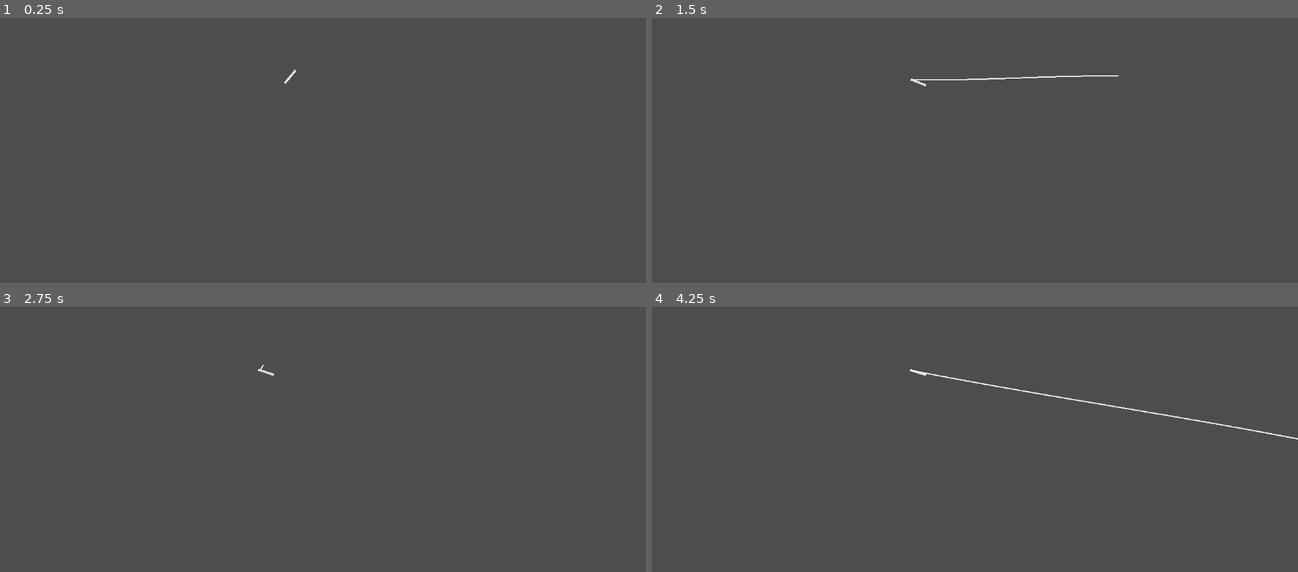
Above: before the commit, frames 1-4 (two rows, left to right).
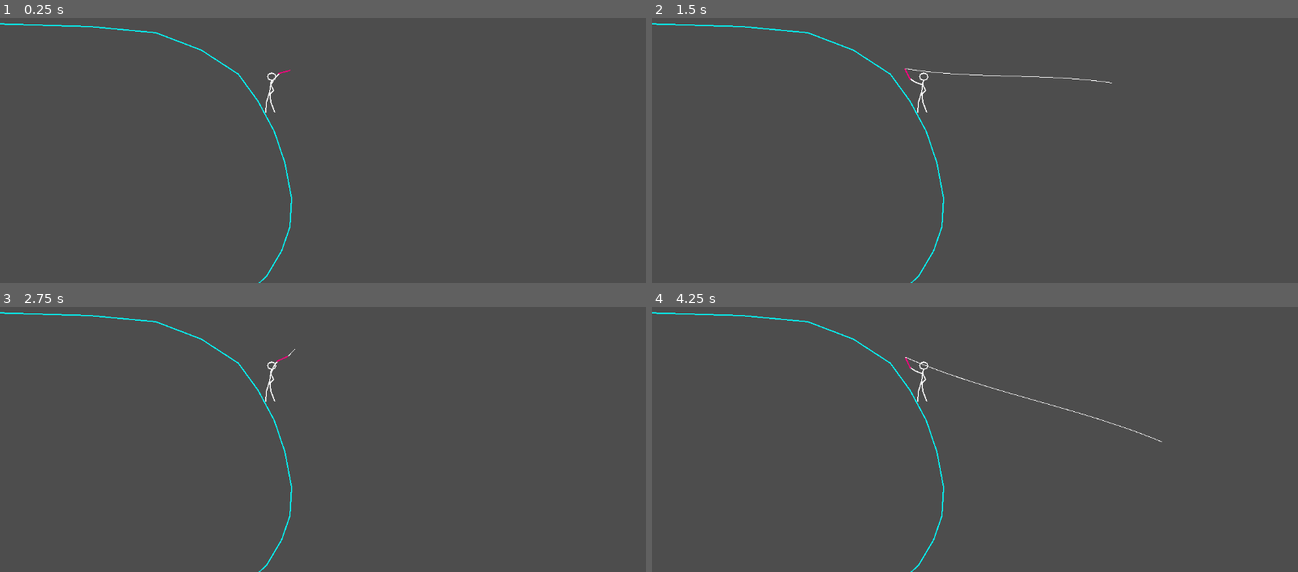
Above: after the commit, the same moments.

Repository: SnowyYANG/GodotFishingCasting
Game: Godot game, scene res://node_2d.tscn
The game is run twice, just before and just after one commit, with the same random seed, the same clock (stepped at 60 frames per second) and the same inputs.
Inputs (mouse positions are in pixels of both pictures, inside the frame that each line leads up to):
- Up to frame 1 (0.25 s): no input
- Up to frame 2 (1.5 s): tap Enter at 0.5 s; move the mouse to (1117, 84) at 0.52 s; click (1117, 84) at 0.6 s; tap Keypad Enter (show_data) at 0.8, 1.35 s; move the mouse to (845, 118) at 1.27 s
- Up to frame 3 (2.75 s): click (193, 407) at 1.55 s; move the mouse to (387, 309) at 2.02 s; click (387, 309) at 2.1 s; tap Keypad Enter (show_data) at 2.3 s
- Up to frame 4 (4.25 s): tap Escape (esc_reset) at 2.75 s; move the mouse to (942, 463) at 2.77 s; tap Keypad Enter (show_data) at 2.85, 3.8 s; click (942, 463) at 3.05 s; move the mouse to (1168, 444) at 3.52 s; click (1168, 444) at 3.6 s

The runs differ from the first frame. In frame 1, 0.6% of the frame differs, in the area x 0-46%, y 1-100%; in frame 2, 0.8%; in frame 3, 0.6%; in frame 4, 1.0%, in the area x 0-100%, y 1-100%.

Commit message:
v2 sketch up

Diff:
--- a/node_2d.tscn
+++ b/node_2d.tscn
@@ -1,19 +1,61 @@
 [gd_scene load_steps=3 format=3 uid="uid://dfpnp0h2brexi"]
 
-[ext_resource type="Script" uid="uid://uxtdk0wjttp4" path="res://casting.gd" id="1_0e48y"]
-[ext_resource type="Texture2D" uid="uid://qqt7y3kinnql" path="res://fishingrod.png" id="1_wtcfe"]
+[ext_resource type="Script" uid="uid://uxtdk0wjttp4" path="res://player.gd" id="1_0e48y"]
+
+[sub_resource type="CompressedTexture2D" id="CompressedTexture2D_wtcfe"]
 
 [node name="Node2D" type="Node2D"]
 
-[node name="ForearmAndRod" type="Sprite2D" parent="."]
-position = Vector2(500, 300)
-rotation = 0.699877
-scale = Vector2(2, 2)
-texture = ExtResource("1_wtcfe")
-offset = Vector2(0, -10.5)
+[node name="WaterEdge" type="Line2D" parent="."]
+points = PackedVector2Array(-9, 185, 161, 190, 278, 201, 359, 232, 425, 275, 460, 323, 489, 377, 508, 433, 520, 497, 517, 548, 502, 591, 476, 635, 433, 676)
+width = 2.0
+default_color = Color(0, 1, 1, 1)
+
+[node name="Player" type="Node2D" parent="."]
 script = ExtResource("1_0e48y")
 
-[node name="Line" type="Line2D" parent="ForearmAndRod"]
-position = Vector2(0, -20)
+[node name="Head" type="Line2D" parent="Player"]
+points = PackedVector2Array(477, 280, 479, 275, 485, 273, 490, 275, 492, 280, 490, 284, 485, 286, 479, 284, 477, 279)
+width = 2.0
+
+[node name="RightUpperArm" type="Line2D" parent="Player"]
+position = Vector2(483, 294)
+rotation = 3.6651914
+points = PackedVector2Array(0, 0, 0, 14)
+width = 2.0
+
+[node name="Forearm" type="Line2D" parent="Player/RightUpperArm"]
+position = Vector2(0, 14)
+rotation = 0.25830874
+points = PackedVector2Array(0, 0, 0, 12)
+width = 2.0
+
+[node name="Rod" type="Line2D" parent="Player/RightUpperArm/Forearm"]
+position = Vector2(0, 12)
+rotation = 0.5235988
+points = PackedVector2Array(0, -2, 0, 20)
+width = 2.0
+default_color = Color(1, 1, 0.5019608, 1)
+texture = SubResource("CompressedTexture2D_wtcfe")
+
+[node name="Line" type="Line2D" parent="Player/RightUpperArm/Forearm/Rod"]
+position = Vector2(0, 20)
 scale = Vector2(0.99999994, 0.99999994)
+points = PackedVector2Array(0.46331787, -1.9609909)
 width = 1.0
+
+[node name="Body" type="Line2D" parent="Player"]
+points = PackedVector2Array(484, 286, 481, 306)
+width = 2.0
+
+[node name="LeftArm" type="Line2D" parent="Player"]
+points = PackedVector2Array(483, 294, 488, 304, 479, 313)
+width = 2.0
+
+[node name="LeftLeg" type="Line2D" parent="Player"]
+points = PackedVector2Array(481, 306, 475, 326, 474, 344)
+width = 2.0
+
+[node name="RightLeg" type="Line2D" parent="Player"]
+points = PackedVector2Array(481, 306, 483, 325, 490, 343)
+width = 2.0
--- a/casting.gd
+++ b/player.gd
@@ -1,18 +1,20 @@
 extends Node2D
 
-@onready var line: Line2D = $Line
+@onready var upper_arm: Line2D = $RightUpperArm
+@onready var forearm: Line2D = $RightUpperArm/Forearm
+@onready var rod: Line2D = $RightUpperArm/Forearm/Rod
+@onready var line: Line2D = $RightUpperArm/Forearm/Rod/Line
 # @onready var bubble: Sprite2D = $Bubble
 
 var max_segment_count = 50
 var initial_velocity = 10.0
 var angle = 45.0
-var gravity = 9.8
 var max_line_length = 10.0
 var end_angle = 120.0
 
-var bait_target_position: Vector2
-var bait_position: Vector2
-var bait_position0: Vector2
+var bait_target_global_position: Vector2
+var bait_global_position: Vector2
+var bait_global_position0: Vector2
 
 var casting = false
 var rotation_speed_down = false
@@ -24,16 +26,20 @@
 var curve_offset = 0.3
 
 var local_rotation0: float
+var bait_initial_velocity: Vector2
+const g_vec = Vector2(0, 9.8) * 500
+const bait_duration = 0.35
 
 func _ready():
 	# bubble.visible = false
-	local_rotation0 = rotation_degrees
-	bait_position = global_position
-	bait_position0 = global_position
+	local_rotation0 = upper_arm.rotation_degrees
+	bait_global_position0 = line.global_position
+	bait_global_position = bait_global_position0
 	_reset()
 
 func _process(delta):
 	if Input.is_action_just_pressed("mouse_left"):
+		_reset()
 		_start_casting()
 
 	if Input.is_action_just_pressed("esc_reset"):
@@ -42,7 +48,6 @@
 	if Input.is_action_just_pressed("show_data"):
 		print("Velocity:", initial_velocity)
 		print("Angle:", angle)
-		print("Gravity:", gravity)
 		print("End Angle:", end_angle)
 
 	if casting:
@@ -53,19 +58,12 @@
 
 	if casting or bait_down:
 		_update_bait_position(delta)
-		_draw_bezier(global_position, bait_position, Vector2(1,-1), Vector2(-1,1), curve_offset)
+		_draw_bezier(line.global_position, bait_global_position, Vector2(1,-1), Vector2(-1,1), curve_offset)
 
 func _start_casting():
-	segment_increment = 0.5
-	segment_count = 0
-	initial_velocity = 10.0
-	angle = 45.0
-	gravity = 9.8
-	max_line_length = 10.0
-	end_angle = 120.0
-	bait_position0 = global_position
-	bait_position = bait_position0
-	bait_target_position = get_global_mouse_position()
+	bait_target_global_position = get_global_mouse_position()
+	# end = start + v0 * T + 0.5 * g_vec * T^2
+	bait_initial_velocity = (bait_target_global_position - bait_global_position0 - 0.5 * g_vec * bait_duration * bait_duration) / bait_duration
 	casting = true
 	parabola_time = 0.0
 	line.clear_points()
@@ -73,12 +71,11 @@
 
 func _reset():
 	# bubble.visible = false
-	rotation_degrees = local_rotation0
+	upper_arm.rotation_degrees = local_rotation0
 	line.clear_points()
 	max_segment_count = 50
 	initial_velocity = 10.0
-	angle = 45.0
-	gravity = 9.8
+	angle = 30.0
 	max_line_length = 10.0
 	end_angle = 120.0
 	casting = false
@@ -87,20 +84,21 @@
 	speed = 1.0
 	segment_count = 0
 	segment_increment = 0
-	bait_position = global_position
+	bait_global_position0 = line.global_position
+	bait_global_position = bait_global_position0
 	parabola_time = 0.0
 
 func _handle_casting(delta): #rod rotation
 	if not rotation_speed_down:
-		rotation_degrees -= 110 * delta * 5.0 * speed
+		upper_arm.rotation_degrees -= 110 * delta * 5.0 * speed
 		speed *= 1.01
 		curve_offset *= (1 - 0.05 * delta)
-		if rotation_degrees < -60:
+		if upper_arm.rotation_degrees < 120:
 			rotation_speed_down = true
 	else:
-		rotation_degrees -= 10 * delta * speed
+		upper_arm.rotation_degrees -= 10 * delta * speed
 		speed *= 0.98
-		if rotation_degrees < -75:
+		if upper_arm.rotation_degrees < 105:
 			casting = false
 			bait_down = true
 			curve_offset = 0
@@ -110,24 +108,21 @@
 	if curve_offset > -0.15:
 		curve_offset -= 1.0 * delta
 
-func _update_bait_position(delta): #parabola
-	parabola_time += delta * 3
-	var start = bait_position0
-	var end = bait_target_position
-	var duration = 0.3
-	var g = 9.8 * 30
+# compute unique physical initial velocity v0 such that:
+func _update_bait_position(delta): #parabola (physical)
+	parabola_time += delta
+	var start = bait_global_position0
+	var duration = bait_duration
+	if duration <= 0:
+		return
 
-	var velocity = Vector2(end.x - start.x, 0) * 1
-	var height_offset = 45
-	var vy = (height_offset + 0.5 * g * duration * duration) * 3
+	# clamp time and compute physical position
+	var t = clamp(parabola_time, 0.0, duration)
+	var pos = start + bait_initial_velocity * t + 0.5 * g_vec * t * t
+	bait_global_position = pos
 
-	var t = parabola_time
-	var pos = start + velocity * t
-	pos.y -= vy * t - 0.5 * g * t * t
-
-	bait_position = pos
-
-	if bait_position.y > bait_target_position.y:
+	# if bait passed below target, stop
+	if bait_global_position.y > bait_target_global_position.y:
 		casting = false
 		bait_down = false
 		# bubble.global_position = bait_position
@@ -137,7 +132,7 @@
 func _draw_bezier(start: Vector2, end: Vector2, control1: Vector2, control2: Vector2, offset: float):
 	var dir = (end - start).normalized()
 	var normal = Vector2(-dir.y, dir.x).normalized()
-	offset *= 15
+	offset *= (end - start).length() / 10
 	control1 = start + dir * ((start.distance_to(end)) / 3) + normal * offset
 	control2 = start + dir * ((start.distance_to(end)) * 2 / 3) - normal * offset
 
@@ -146,4 +141,4 @@
 	for i in range(segment_count):
 		var t = float(i) / segment_count
 		var point = (1 - t) ** 3 * start + 3 * (1 - t) ** 2 * t * control1 + 3 * (1 - t) * t ** 2 * control2 + t ** 3 * end
-		line.add_point(to_local(point))
+		line.add_point(line.to_local(point))
Binary file removed: fishingrod.png
Not shown, removed: fishingrod.png.import
Renamed: casting.gd.uid -> player.gd.uid
